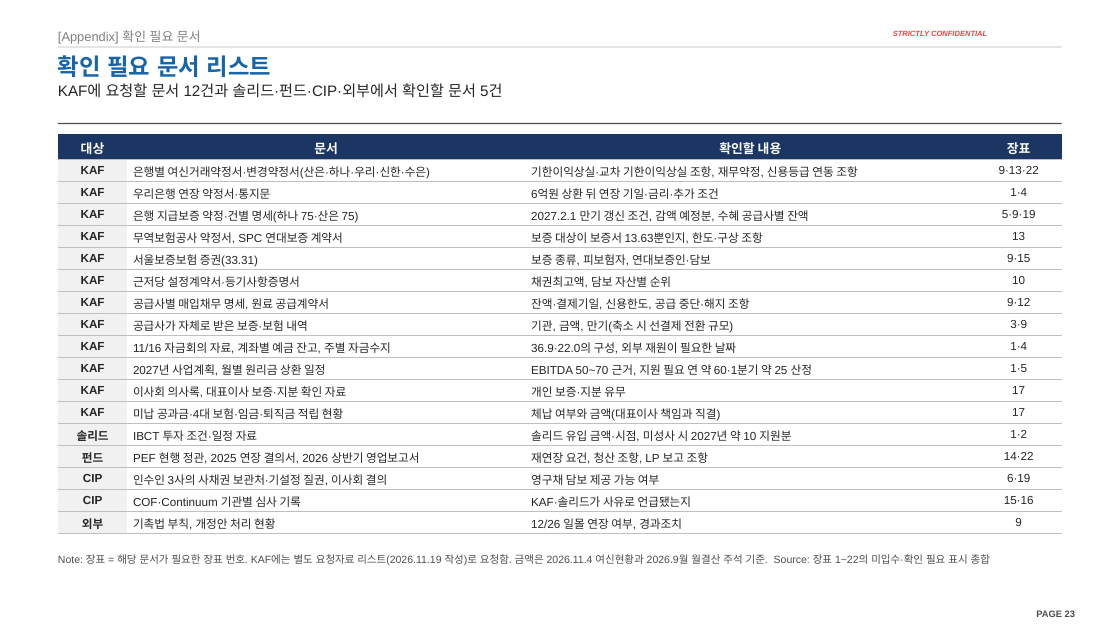
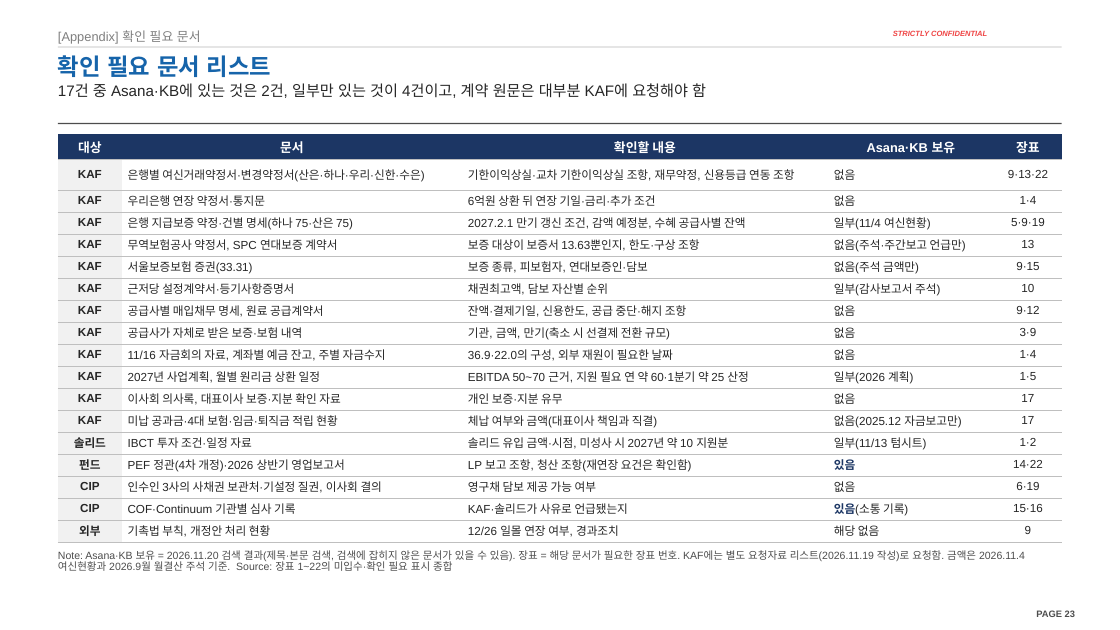
Before and after one commit to jogyesung/GS-Secretary, a slide deck: slide 23 of outputs/CIP_KAF_솔리드_자금조달차질_시나리오_20261120v3.pptx. Drawn at 1120x630 pixels with LibreOffice and Linux fonts; fonts in the diff are those of the drawing; background and template pictures are left out. Boxes give left, top, right and bottom in pixels: in the first picture for what was removed or moved away, otherwise in the second. Text is boxed around its words. In the diff, an @@ line names an element or a change of style, - is before the commit and + after.

```diff
--- a/outputs/CIP_KAF_솔리드_자금조달차질_시나리오_20261120v3.pptx
+++ b/outputs/CIP_KAF_솔리드_자금조달차질_시나리오_20261120v3.pptx
@@ text at box(58, 83, 706, 98): text changed @@
-KAF에 요청할 문서 12건과 솔리드·펀드·CIP·외부에서 확인할 문서 5건
+17건 중 Asana·KB에 있는 것은 2건, 일부만 있는 것이 4건이고, 계약 원문은 대부분 KAF에 요청해야 함
@@ table at box(58, 134, 1063, 540) @@
-column 2: 문서 | 은행별 여신거래약정서·변경약정서(산은·하나·우리·신한·수은) | 우리은행 연장 약정서·통지문 | 은행 지급보증 약정·건별 명세(하나 75·산은 75) | 무역보험공사 약정서, SPC 연대보증 계약서 | 서울보증보험 증권(33.31) | 근저당 설정계약서·등기사항증명서 | 공급사별 매입채무 명세, 원료 공급계약서 | 공급사가 자체로 받은 보증·보험 내역 | 11/16 자금회의 자료, 계좌별 예금 잔고, 주별 자금수지 | 2027년 사업계획, 월별 원리금 상환 일정 | 이사회 의사록, 대표이사 보증·지분 확인 자료 | 미납 공과금·4대 보험·임금·퇴직금 적립 현황 | IBCT 투자 조건·일정 자료 | PEF 현행 정관, 2025 연장 결의서, 2026 상반기 영업보고서 | 인수인 3사의 사채권 보관처·기설정 질권, 이사회 결의 | COF·Continuum 기관별 심사 기록 | 기촉법 부칙, 개정안 처리 현황
-column 3: 확인할 내용 | 기한이익상실·교차 기한이익상실 조항, 재무약정, 신용등급 연동 조항 | 6억원 상환 뒤 연장 기일·금리·추가 조건 | 2027.2.1 만기 갱신 조건, 감액 예정분, 수혜 공급사별 잔액 | 보증 대상이 보증서 13.63뿐인지, 한도·구상 조항 | 보증 종류, 피보험자, 연대보증인·담보 | 채권최고액, 담보 자산별 순위 | 잔액·결제기일, 신용한도, 공급 중단·해지 조항 | 기관, 금액, 만기(축소 시 선결제 전환 규모) | 36.9·22.0의 구성, 외부 재원이 필요한 날짜 | EBITDA 50~70 근거, 지원 필요 연 약 60·1분기 약 25 산정 | 개인 보증·지분 유무 | 체납 여부와 금액(대표이사 책임과 직결) | 솔리드 유입 금액·시점, 미성사 시 2027년 약 10 지원분 | 재연장 요건, 청산 조항, LP 보고 조항 | 영구채 담보 제공 가능 여부 | KAF·솔리드가 사유로 언급됐는지 | 12/26 일몰 연장 여부, 경과조치
+column 2: 문서 | 은행별 여신거래약정서·변경약정서(산은·하나·우리·신한·수은) | 우리은행 연장 약정서·통지문 | 은행 지급보증 약정·건별 명세(하나 75·산은 75) | 무역보험공사 약정서, SPC 연대보증 계약서 | 서울보증보험 증권(33.31) | 근저당 설정계약서·등기사항증명서 | 공급사별 매입채무 명세, 원료 공급계약서 | 공급사가 자체로 받은 보증·보험 내역 | 11/16 자금회의 자료, 계좌별 예금 잔고, 주별 자금수지 | 2027년 사업계획, 월별 원리금 상환 일정 | 이사회 의사록, 대표이사 보증·지분 확인 자료 | 미납 공과금·4대 보험·임금·퇴직금 적립 현황 | IBCT 투자 조건·일정 자료 | PEF 정관(4차 개정)·2026 상반기 영업보고서 | 인수인 3사의 사채권 보관처·기설정 질권, 이사회 결의 | COF·Continuum 기관별 심사 기록 | 기촉법 부칙, 개정안 처리 현황
+column 3: 확인할 내용 | 기한이익상실·교차 기한이익상실 조항, 재무약정, 신용등급 연동 조항 | 6억원 상환 뒤 연장 기일·금리·추가 조건 | 2027.2.1 만기 갱신 조건, 감액 예정분, 수혜 공급사별 잔액 | 보증 대상이 보증서 13.63뿐인지, 한도·구상 조항 | 보증 종류, 피보험자, 연대보증인·담보 | 채권최고액, 담보 자산별 순위 | 잔액·결제기일, 신용한도, 공급 중단·해지 조항 | 기관, 금액, 만기(축소 시 선결제 전환 규모) | 36.9·22.0의 구성, 외부 재원이 필요한 날짜 | EBITDA 50~70 근거, 지원 필요 연 약 60·1분기 약 25 산정 | 개인 보증·지분 유무 | 체납 여부와 금액(대표이사 책임과 직결) | 솔리드 유입 금액·시점, 미성사 시 2027년 약 10 지원분 | LP 보고 조항, 청산 조항(재연장 요건은 확인함) | 영구채 담보 제공 가능 여부 | KAF·솔리드가 사유로 언급됐는지 | 12/26 일몰 연장 여부, 경과조치
+column 4: Asana·KB 보유 | 없음 | 없음 | 일부(11/4 여신현황) | 없음(주석·주간보고 언급만) | 없음(주석 금액만) | 일부(감사보고서 주석) | 없음 | 없음 | 없음 | 일부(2026 계획) | 없음 | 없음(2025.12 자금보고만) | 일부(11/13 텀시트) | 있음 | 없음 | 있음(소통 기록) | 해당 없음
@@ text at box(58, 550, 1025, 571): text changed @@
-Note: 장표 = 해당 문서가 필요한 장표 번호. KAF에는 별도 요청자료 리스트(2026.11.19 작성)로 요청함. 금액은 2026.11.4 여신현황과 2026.9월 월결산 주석 기준. Source: 장표 1~22의 미입수·확인 필요 표시 종합
+Note: Asana·KB 보유 = 2026.11.20 검색 결과(제목·본문 검색, 검색에 잡히지 않은 문서가 있을 수 있음). 장표 = 해당 문서가 필요한 장표 번호. KAF에는 별도 요청자료 리스트(2026.11.19 작성)로 요청함. 금액은 2026.11.4 여신현황과 2026.9월 월결산 주석 기준. Source: 장표 1~22의 미입수·확인 필요 표시 종합
```
Also in this commit, not shown: 22 other slides changed, 1 other file.
